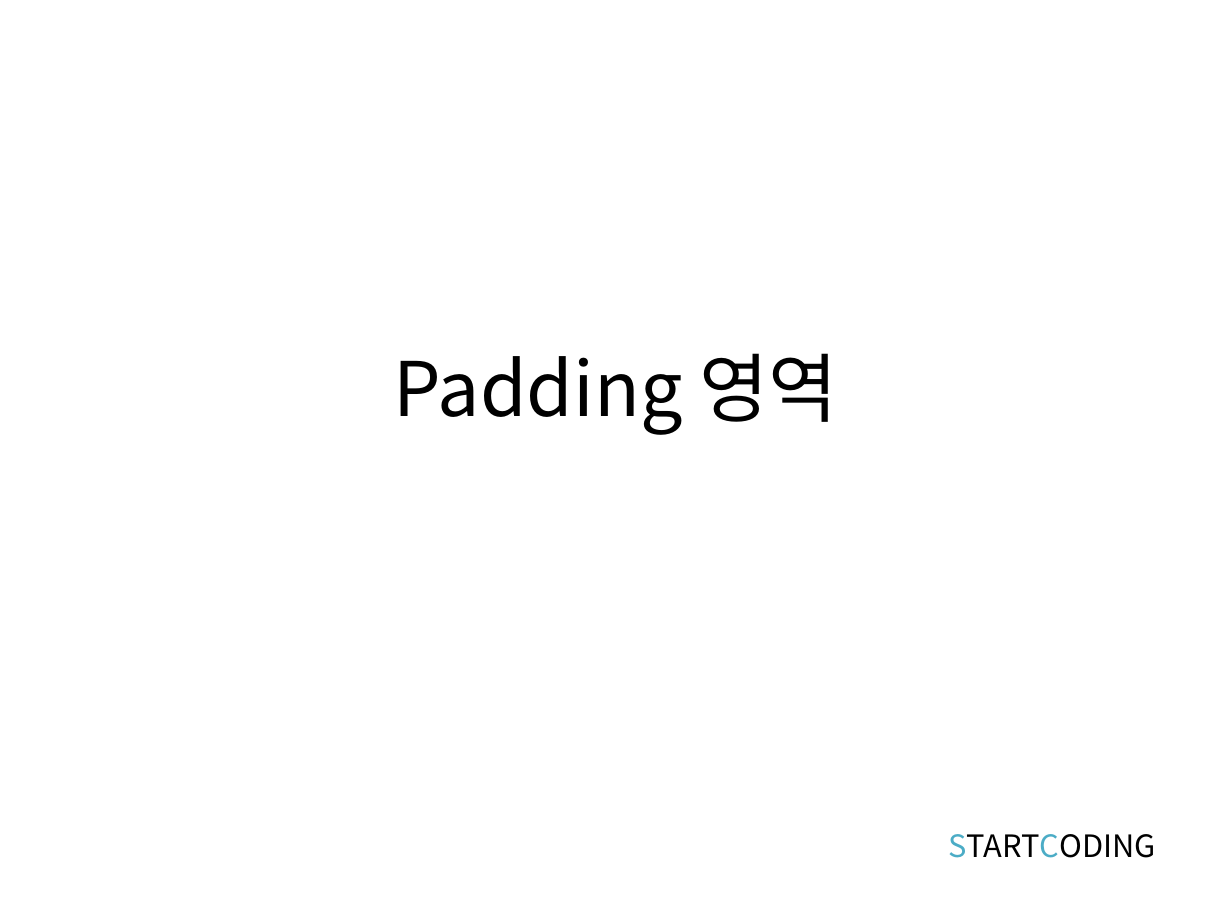
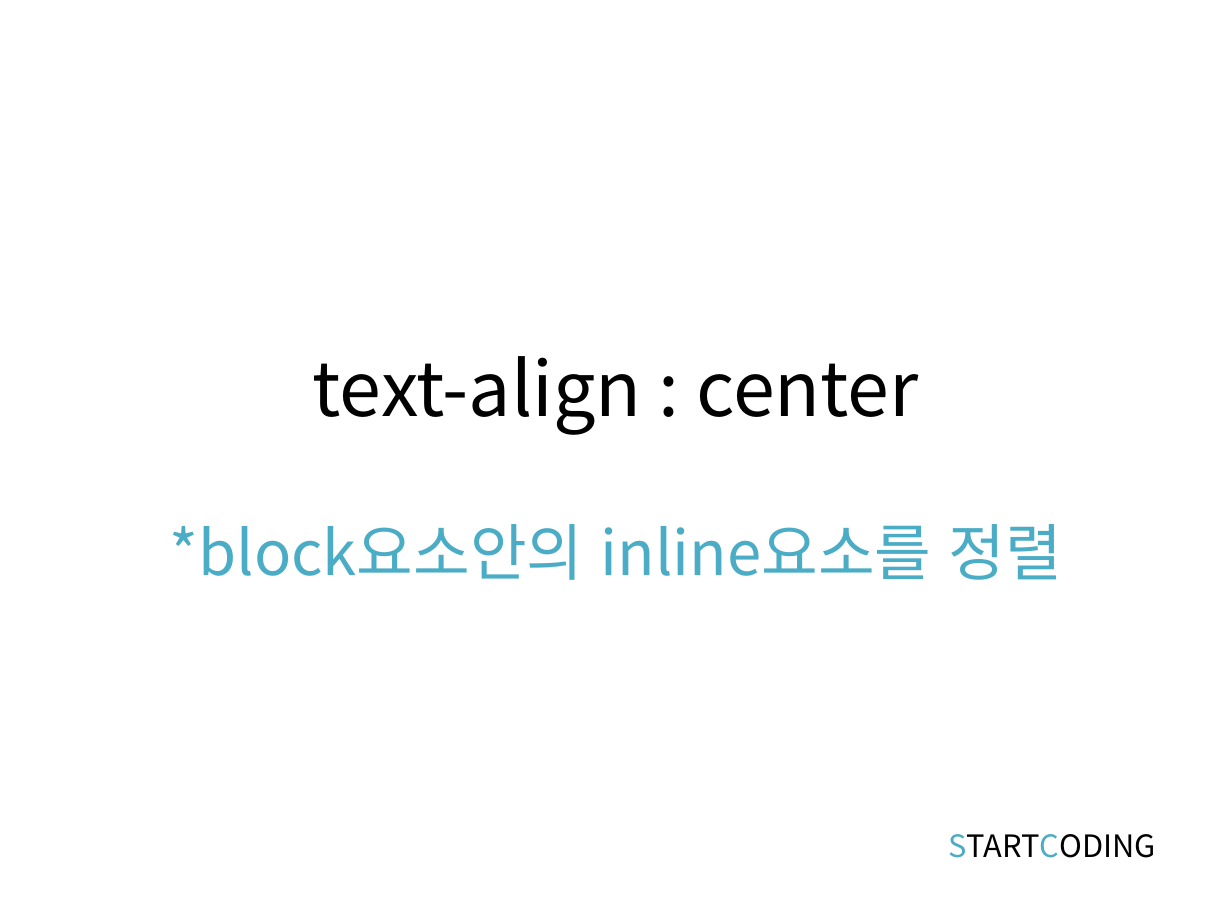
Before and after one commit to kwonkijun/web, a slide deck: slide 3 of 프론트엔드기초(PPT)/CSS3 3강_CSS 박스모델.pptx (slide 7 before the commit). Drawn at 1232x924 pixels with LibreOffice and Linux fonts; fonts in the diff are those of the drawing. Boxes give left, top, right and bottom in pixels: in the first picture for what was removed or moved away, otherwise in the second. Text is boxed around its words. In the diff, an @@ line names an element or a change of style, - is before the commit and + after.

```diff
--- a/프론트엔드기초(PPT)/CSS3 3강_CSS 박스모델.pptx
+++ b/프론트엔드기초(PPT)/CSS3 3강_CSS 박스모델.pptx
@@ title at [313,356,918,435]: text changed @@
-Padding 영역
+text-align : center
@@ text added at [170,524,1062,580], 36 pt, text #4BACC6 @@
+*block요소안의 inline요소를 정렬
```
Also in this commit, not shown: 3 other slides changed, 1 slide added, 2 slides removed, 12 other files.
